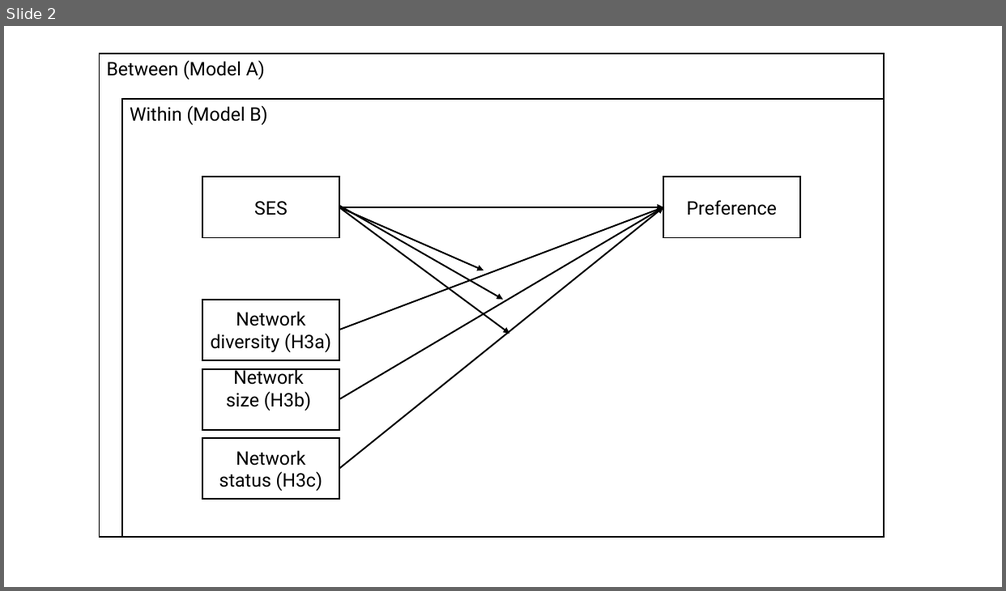
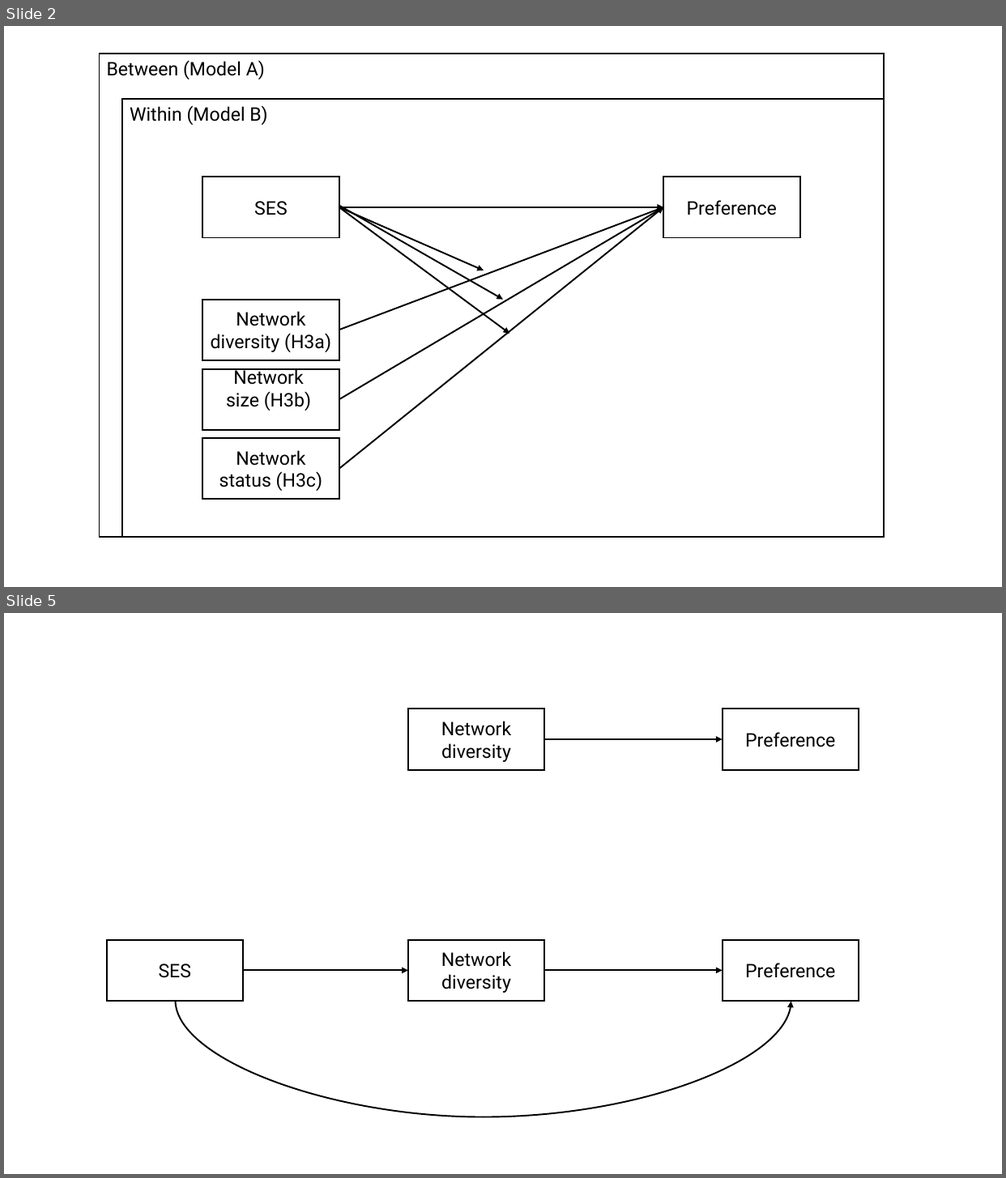
Before and after one commit to class-networks-inequality-cohesion/refgroup-social, a slide deck: output/images/paper2_scheme.pptx. Shown one above the other, each under a label of ours: slide 2 before the commit, slides 2 and 5 after it; the slides between them are not shown. The pictures are 1006x591 and 1006x1178 pixels, drawn with LibreOffice and Linux fonts; fonts in the diff are those of the drawing. Boxes give left, top, right and bottom in pixels: in the first picture for what was removed or moved away, otherwise in the second. Text is boxed around its words. In the diff, an @@ line names an element or a change of style, - is before the commit and + after.

```diff
--- a/output/images/paper2_scheme.pptx
+++ b/output/images/paper2_scheme.pptx
@@ slide 5 added at (4,613,1002,1174), background #FFFFFF @@
@@ rectangle added at (408,709,544,769), fill #FFFFFF, outline #000000 1.5 pt, 18 pt, text #000000 @@
+Network diversity
@@ rectangle added at (722,709,859,769), fill #FFFFFF, outline #000000 1.5 pt, 18 pt, text #000000 @@
+Preference
@@ arrow added from (544, 739) to (722, 739), #000000 1.5 pt @@
@@ rectangle added at (107,940,243,1001), fill #FFFFFF, outline #000000 1.5 pt, 18 pt, text #000000 @@
+SES
@@ rectangle added at (408,940,544,1001), fill #FFFFFF, outline #000000 1.5 pt, 18 pt, text #000000 @@
+Network diversity
@@ rectangle added at (722,940,859,1001), fill #FFFFFF, outline #000000 1.5 pt, 18 pt, text #000000 @@
+Preference
@@ arrow added from (243, 971) to (408, 971), #000000 1.5 pt @@
@@ arrow added from (544, 971) to (722, 971), #000000 1.5 pt @@
@@ curved arrow added from (176, 1001) to (791, 1002), #000000 1.5 pt @@
```
Also in this commit, not shown: 6 other slides added, 46 other files.
